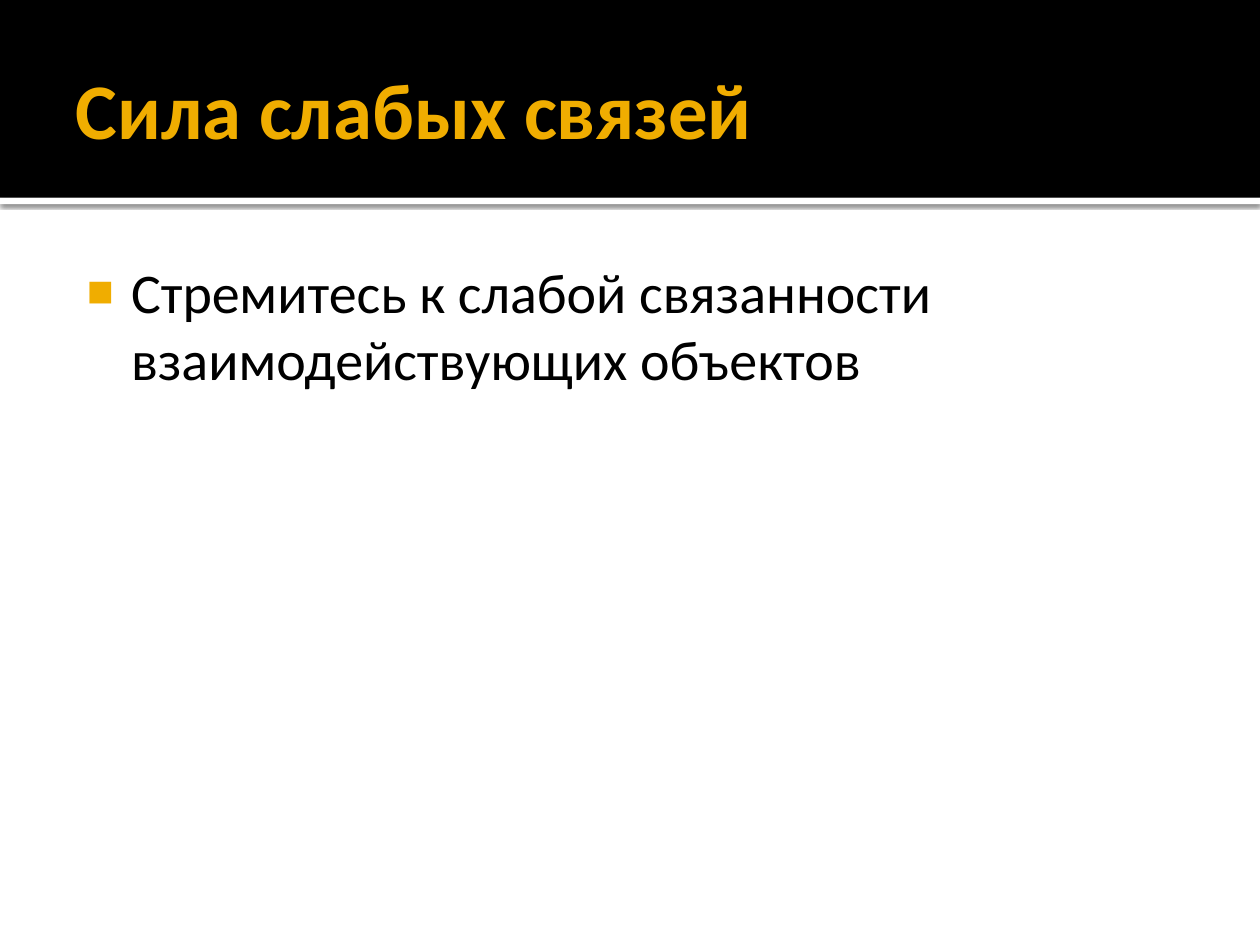
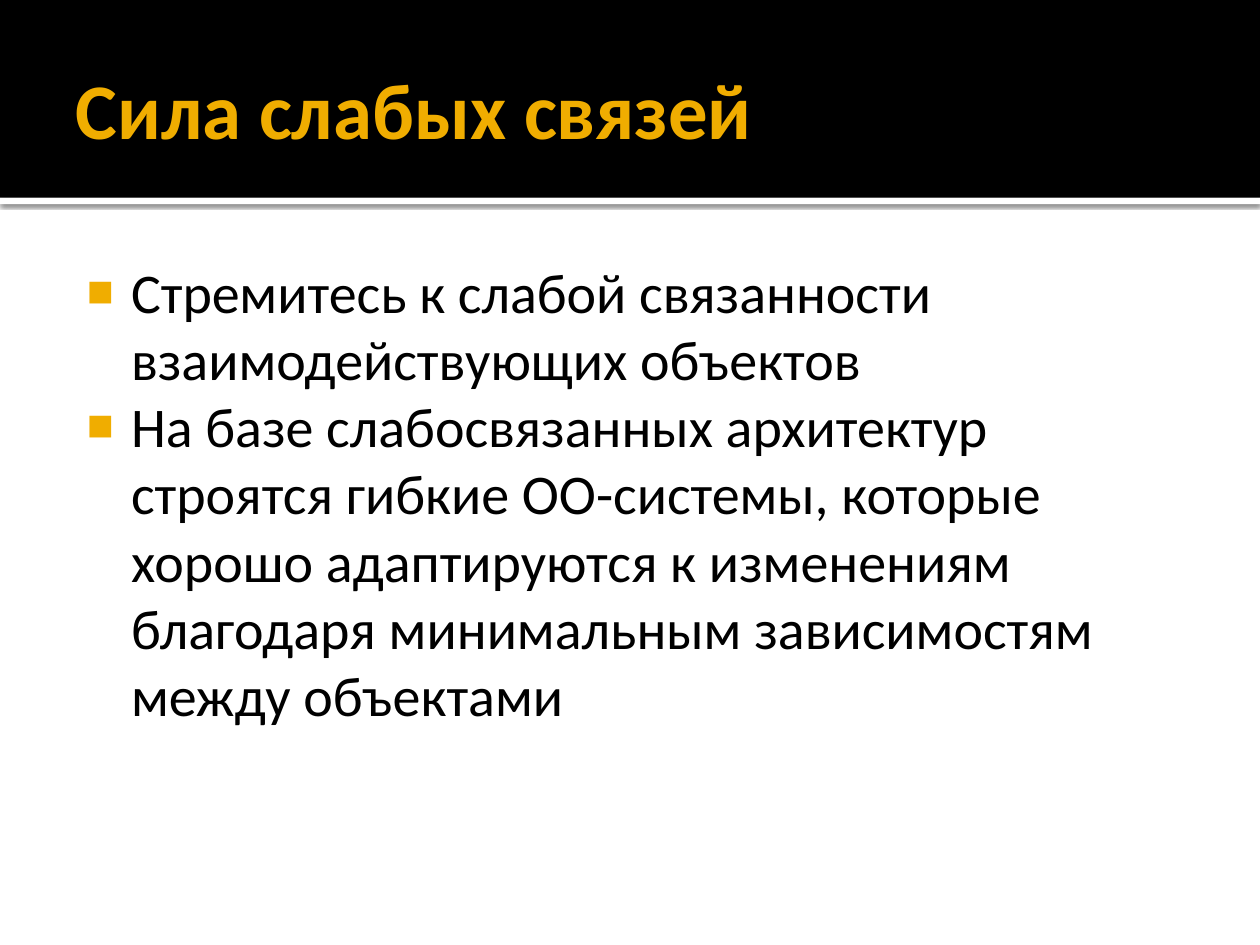
Before and after one commit to iv-sergius/ood, a slide deck: slide 23 of lectures/02.observer/observer.pptx. Drawn at 1260x945 pixels with LibreOffice and Linux fonts; fonts in the diff are those of the drawing. Boxes give left, top, right and bottom in pixels: in the first picture for what was removed or moved away, otherwise in the second. Text is boxed around its words. In the diff, an @@ line names an element or a change of style, - is before the commit and + after.

```diff
--- a/lectures/02.observer/observer.pptx
+++ b/lectures/02.observer/observer.pptx
@@ text at <box>131,409,1092,726</box>: paragraph added @@
+■ На базе слабосвязанных архитектур строятся гибкие ОО-системы, которые хорошо адаптируются к изменениям благодаря минимальным зависимостям между объектами
```
Also in this commit, not shown: 7 other slides changed, 5 slides added, 4 other files.
